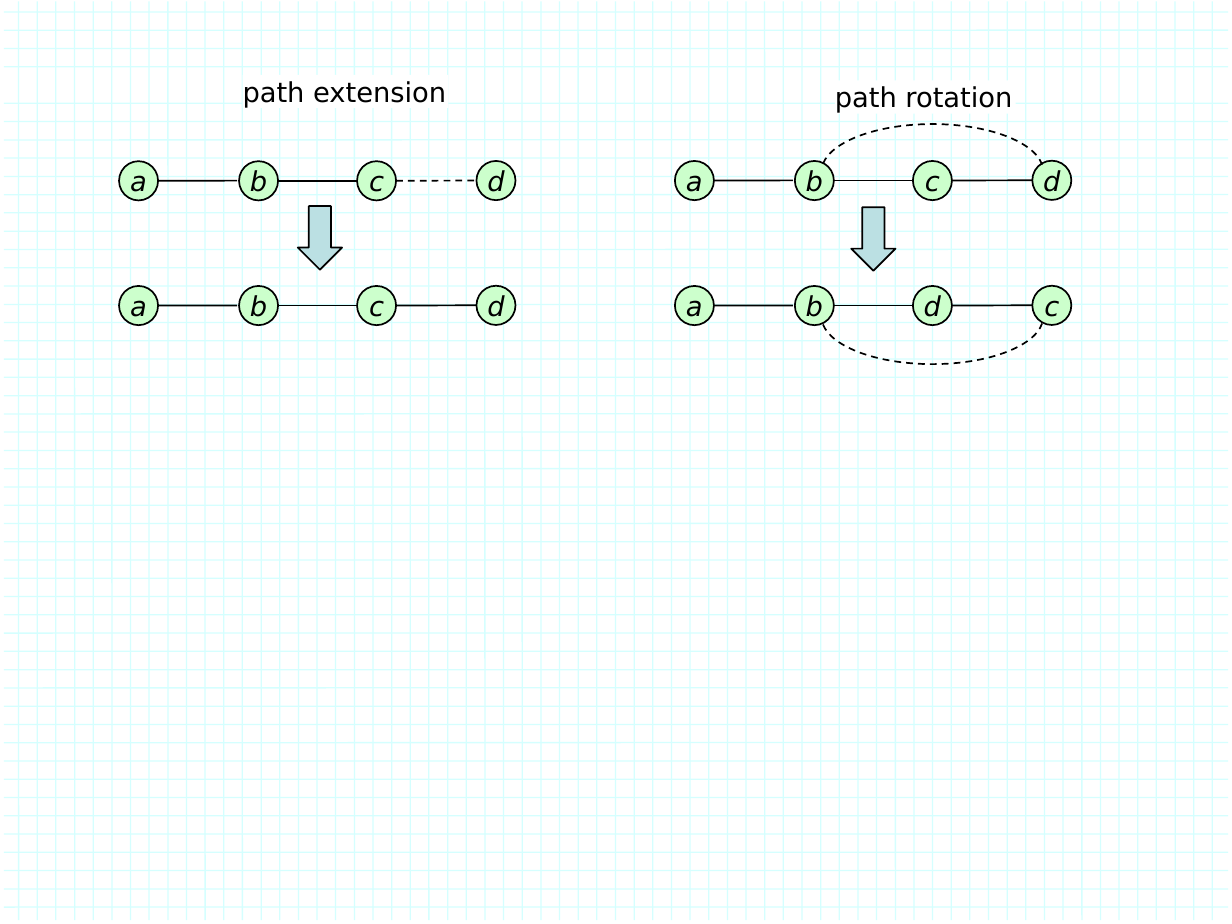
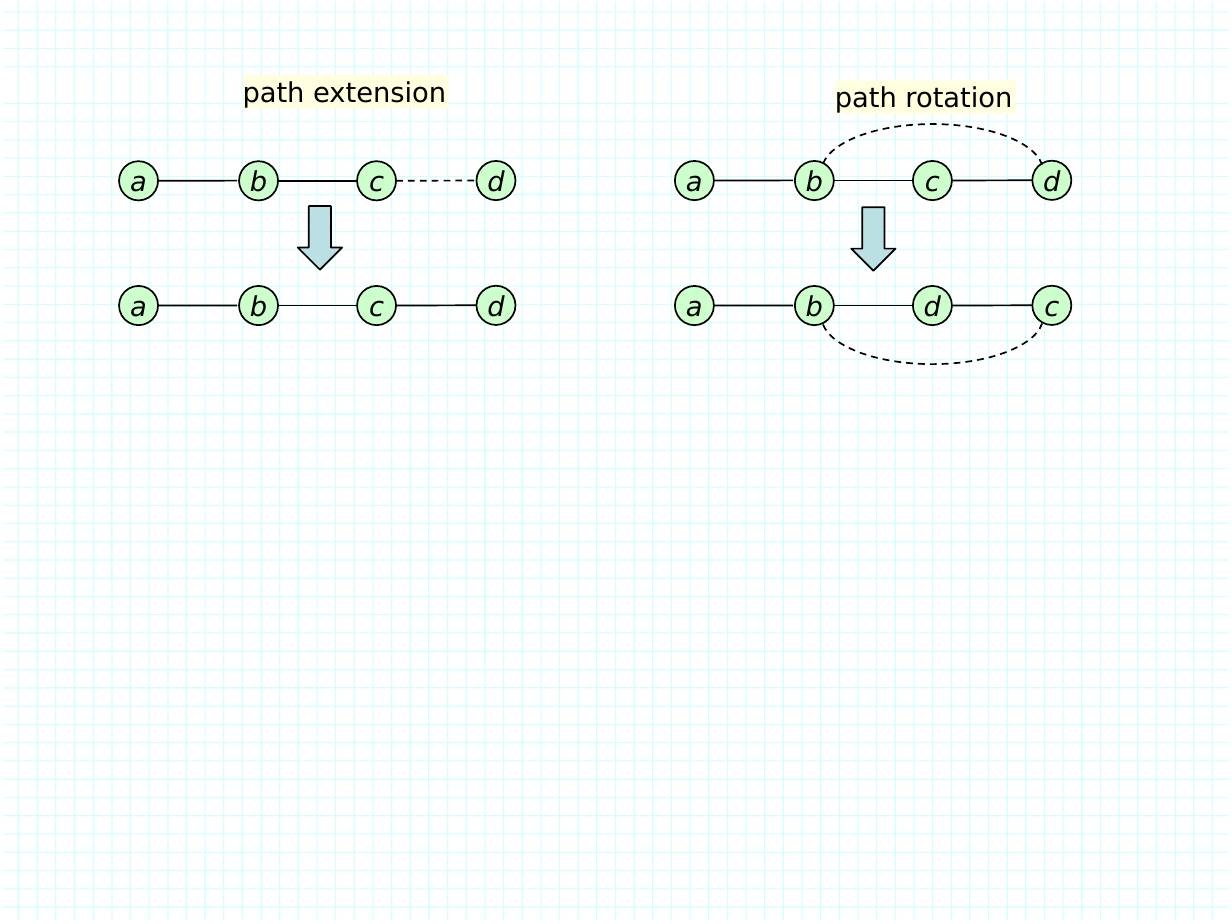
Before and after one commit to jonturner53/gads, a slide deck: slide 2 of approxAlgorithms/hpc/figs.pptx. Drawn at 1232x924 pixels with LibreOffice and Linux fonts; fonts in the diff are those of the drawing. Boxes give left, top, right and bottom in pixels: in the first picture for what was removed or moved away, otherwise in the second. Text is boxed around its words. In the diff, an @@ line names an element or a change of style, - is before the commit and + after.

```diff
--- a/approxAlgorithms/hpc/figs.pptx
+++ b/approxAlgorithms/hpc/figs.pptx
@@ rectangle "path extension": place and size @@
-rectangle "path extension" at box(243, 81, 446, 108)
+rectangle "path extension" at box(243, 75, 448, 108)
@@ rectangle "path extension" at box(243, 75, 448, 108): fill none to #FFFFE0 @@
@@ rectangle "path rotation": place and size @@
-rectangle "path rotation" at box(835, 86, 1012, 113)
+rectangle "path rotation" at box(835, 80, 1016, 113)
@@ rectangle "path rotation" at box(835, 80, 1016, 113): fill none to #FFFFE0 @@
```
Also in this commit, not shown: 30 other files.
